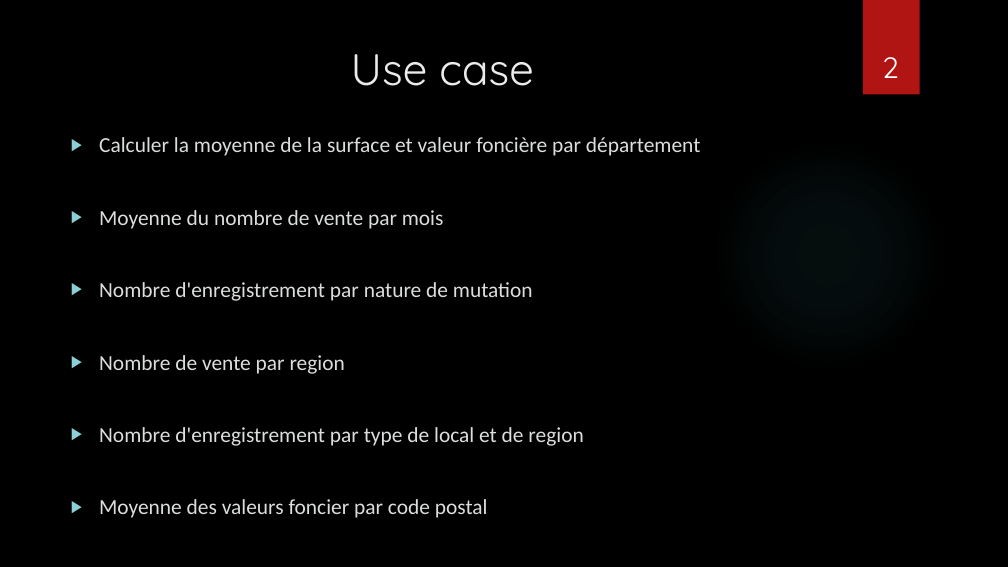
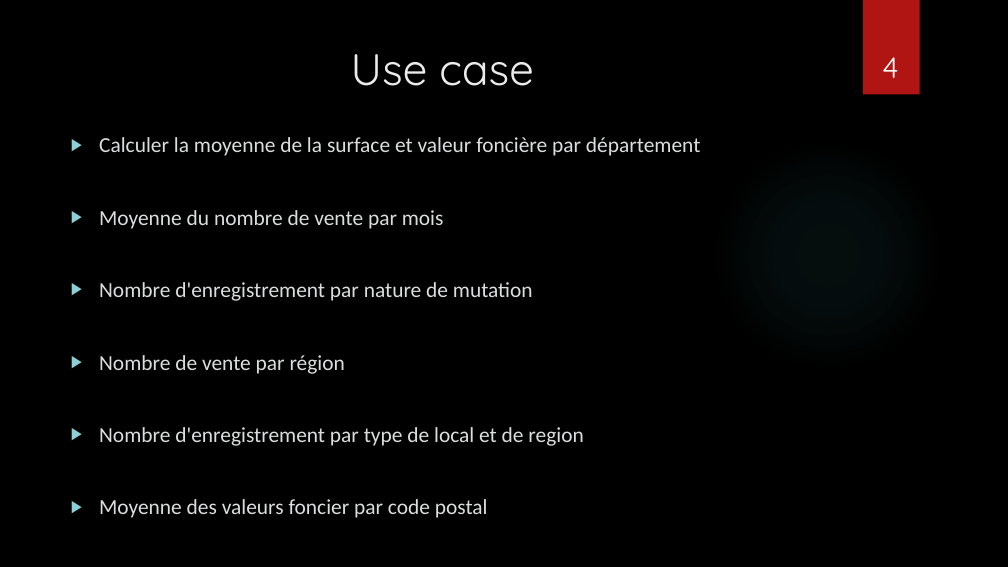
Before and after one commit to natane07/Spark-Streaming-immo, a slide deck: slide 4 of Spark Streaming.pptx (slide 2 before the commit). Drawn at 1008x567 pixels with LibreOffice and Linux fonts; fonts in the diff are those of the drawing; background and template pictures are left out. Boxes give left, top, right and bottom in pixels: in the first picture for what was removed or moved away, otherwise in the second. Text is boxed around its words. In the diff, an @@ line names an element or a change of style, - is before the commit and + after.

Commit message:
PPT

```diff
--- a/Spark Streaming.pptx
+++ b/Spark Streaming.pptx
@@ page number at (882, 57, 898, 78): text changed @@
-2
+4
@@ text at (99, 355, 345, 374): text changed @@
-▶ Nombre de vente par region
+▶ Nombre de vente par région
```
Also in this commit, not shown: 2 slides added.
